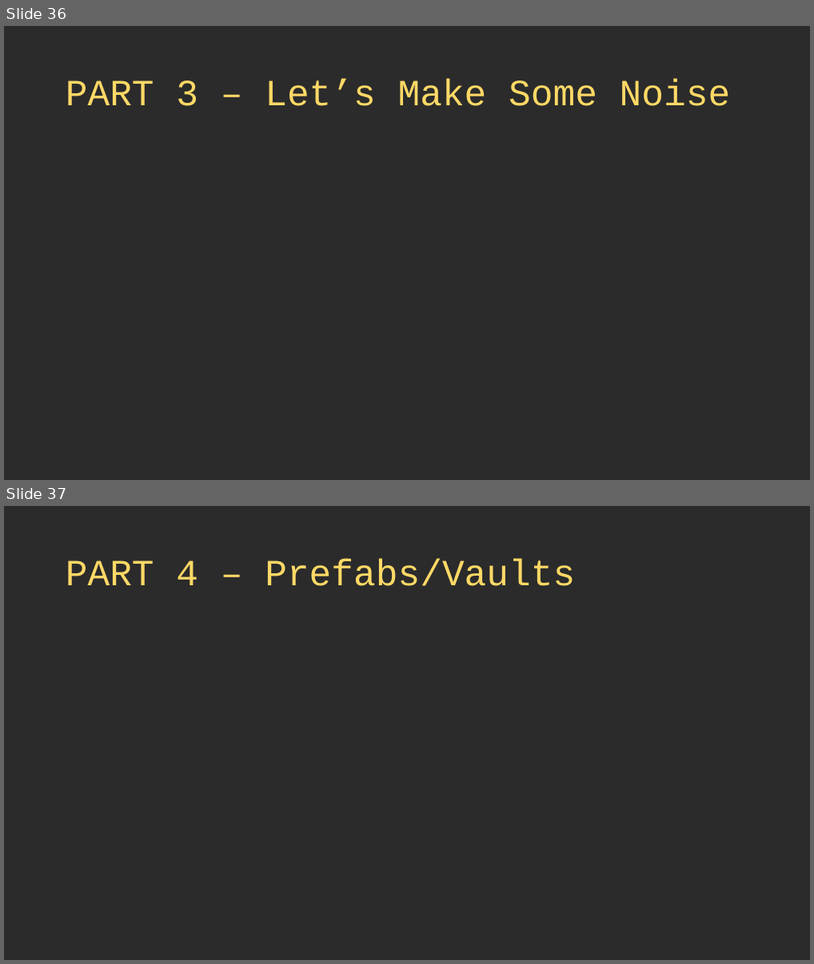
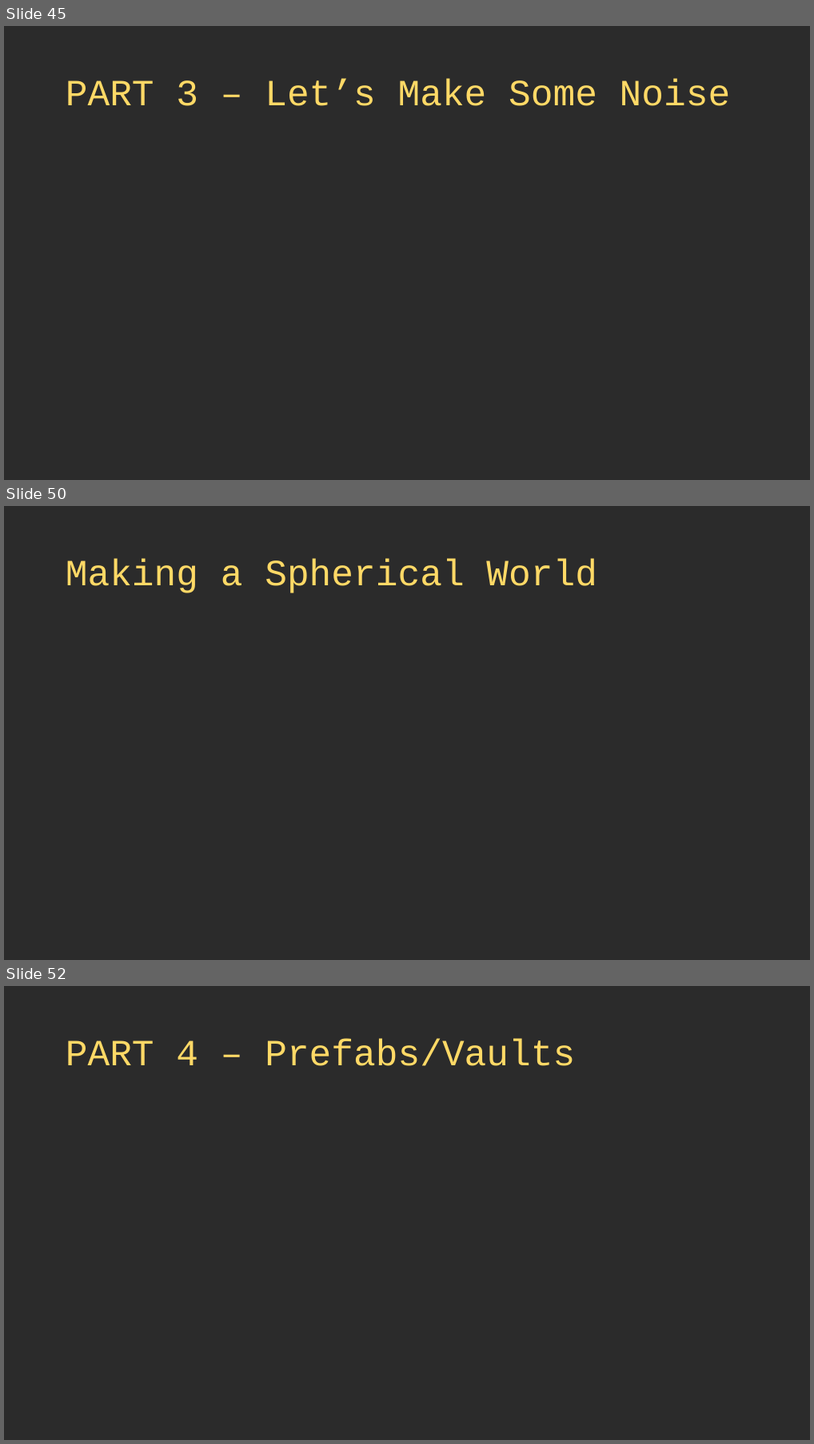
Before and after one commit to thebracket/roguelike-celebration-2020, a slide deck: Procedural Map Generation Techniques.pptx. Shown one above the other, each under a label of ours: slides 36 and 37 before the commit, slides 45, 50 and 52 after it; the slides between them are not shown. The pictures are 814x964 and 814x1444 pixels, drawn with LibreOffice and Linux fonts; fonts in the diff are those of the drawing; background and template pictures are left out; a plain dark background stands for a picture behind light text. Boxes give left, top, right and bottom in pixels: in the first picture for what was removed or moved away, otherwise in the second. Text is boxed around its words. In the diff, an @@ line names an element or a change of style, - is before the commit and + after.

```diff
--- a/Procedural Map Generation Techniques.pptx
+++ b/Procedural Map Generation Techniques.pptx
@@ slide 50 added at (4, 506, 810, 960), background picture (left out) @@
@@ title added at (66, 560, 598, 593), 44 pt, text #FFD966 @@
+Making a Spherical World
@@ what was slide 36 is now slide 45 @@
@@ what was slide 37 is now slide 52 @@
```
Also in this commit, not shown: 1 slide changed, 16 other slides added, 2 slides removed, 4 other files.
